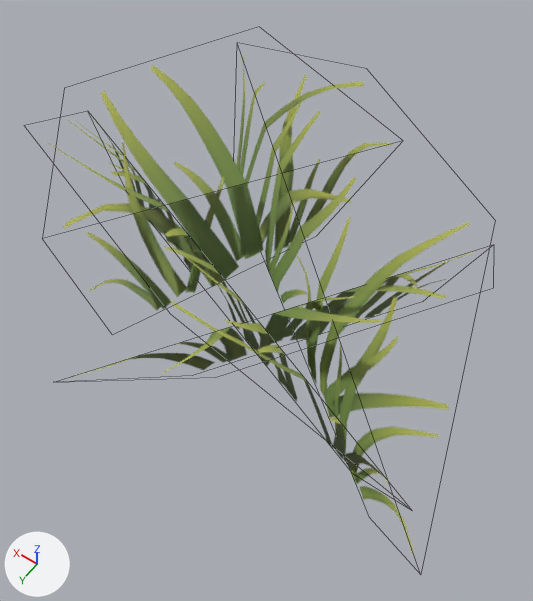
Two versions of the FBX model models/modelsrc/foliage/grass_01/grass_clump_01.fbx, one commit apart.
Camera for both pictures: a camera (50 mm lens) standing at (-34.4, 46.0, 78.5) and looking at (-2.5, 1.4, 8.5). Lighting does not change. The marker at lower left points along +X, +Y and +Z. Mesh edges are drawn as thin lines. Where no turn or scale is listed for an object, it has been applied to the vertices.

In view in the first picture: 'grass_clump_01'.
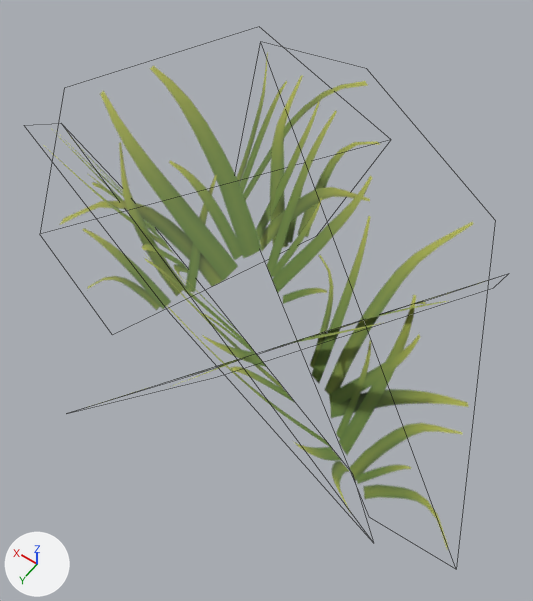
Commit message: added better grass

Pixel boxes (x1, y1, x2, y2) of what changed, in the pictures (533 x 601 px):
'grass_clump_01', reshaped: before (47, 54, 473, 554); after (43, 52, 485, 549)

Edits to the bpy script that builds the scene:
```text
Change me_plane_010:
    where me_plane_010.from_pydata(...)  # 24 vertices, 8 faces; spans x -33.1..39.6, y -32.9..24.7, z 0.0..28.5
    used by ob_grass_clump_01; location = (0.0, 0.0, 0.0)
    me_plane_010 part 1
    me_plane_010.vertices[2].co: (-2.0, -32.9, 9.4) -> (0.4, -34.1, 7.6)
    me_plane_010.vertices[5].co: (20.9, 13.5, 15.2) -> (23.3, 12.2, 13.4)
    me_plane_010.vertices[9].co: (-33.1, 19.7, 9.1) -> (-35.5, 17.2, 8.9)
    me_plane_010.vertices[11].co: (24.8, -29.5, 16.8) -> (22.4, -31.9, 16.6)
    me_plane_010.vertices[15].co: (39.6, -11.9, 9.1) -> (40.9, -7.6, 9.0)
    me_plane_010.vertices[17].co: (-30.0, 18.2, 16.9) -> (-28.8, 22.5, 16.8)
    me_plane_010.vertices[20].co: (9.4, 24.7, 9.4) -> (6.4, 26.2, 7.8)
    me_plane_010.vertices[23].co: (-22.2, -16.1, 15.3) -> (-25.2, -14.6, 13.7)
```
